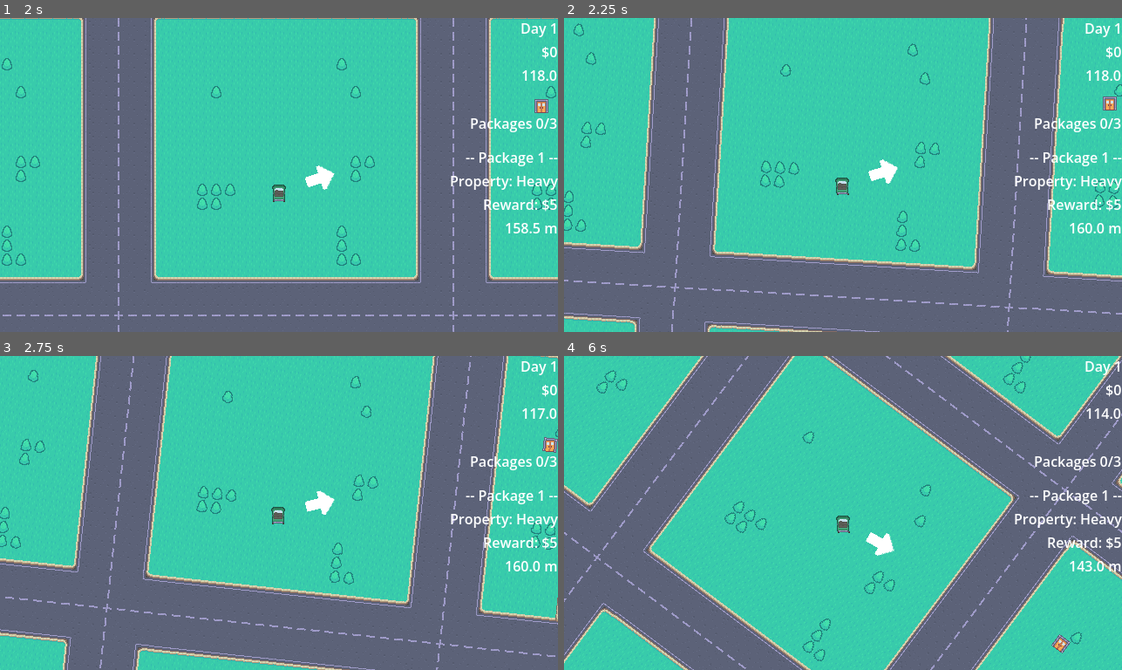
Above: before the commit, frames 1-4 (two rows, left to right).
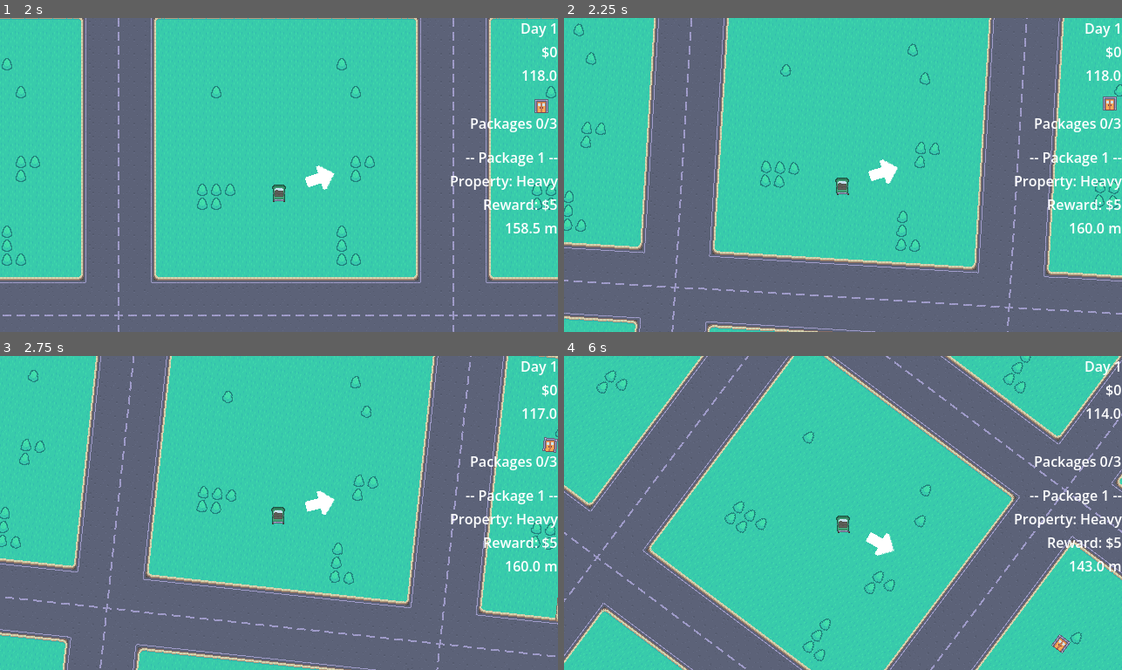
Above: after the commit, the same moments.

Repository: ruben-velasquez/rush-and-deliver
Game: Godot game, scene res://scenes/main.tscn
The game is run twice, just before and just after one commit, with the same random seed, the same clock (stepped at 60 frames per second) and the same inputs.
Inputs:
- Up to frame 1 (2 s): tap Enter at 0.5 s; hold D (right) 0.53-1.28 s; tap Space at 1.25 s; hold S (down) from 1.28 s (still down)
- Up to frame 2 (2.25 s): release S (down) at 2.03 s; hold D (right) from 2.03 s (still down)
- Up to frame 3 (2.75 s): keep holding D (right)
- Up to frame 4 (6 s): release D (right) at 2.78 s; hold W (up) 2.78-3.53 s; hold A (left) 3.53-5.03 s; hold S (down) 5.03-5.78 s; hold D (right) from 5.78 s (still down)

Frame 1 is identical in both runs. In frame 2, 0.6% of the frame differs, in the area x 0-90%, y 0-100%; in frame 3, 0.5%; in frame 4, 1.0%, in the area x 0-100%, y 0-100%.

Commit message:
feat: improved terrain management

Diff:
--- a/scripts/terrain_manager.gd
+++ b/scripts/terrain_manager.gd
@@ -1,7 +1,8 @@
 extends Node2D
 
 var _player: Node2D
-var current_chunk: Vector2i
+var last_chunk: Vector2i = Vector2i(99,99)
+var current_chunk: Vector2i = Vector2i(0,0)
 
 const CHUNK_SCENE = preload("res://scenes/chunk.tscn")
 const CHUNK_SIZE: int = 384
@@ -33,7 +34,6 @@
 
 func _process(_delta: float) -> void:
 	# Get nearest chunk to the player
-	var raw: Vector2 = _player.position / CHUNK_SIZE
 	var chunk_pos: Vector2i = Vector2i(
 		round(_player.position.x / CHUNK_SIZE),
 		round(_player.position.y / CHUNK_SIZE)
@@ -41,18 +41,43 @@
 
 	if(chunk_pos == current_chunk): return
 
+	last_chunk = current_chunk
 	current_chunk = chunk_pos
 
 	render_chunks()
 
 func render_chunks():
+	var newGrid: Dictionary[Vector2i, Node2D] = {}
+	var offset = current_chunk - last_chunk
+
+	for pos in CHUNKS_POS:
+		# Check if we can reuse other chunk
+		var possibleMatch = Vector2i(pos + offset)
+		if chunks_grid.has(possibleMatch):
+			newGrid[pos] = chunks_grid[possibleMatch]
+
+	var unused_chunks: Array[Node2D] = get_unused_chunks(newGrid)
+
 	for pos in CHUNKS_POS:
 		var absolute_pos = pos + current_chunk
-		var chunk = chunks_grid[pos]
+		if newGrid.has(pos): continue
+		var chunk = unused_chunks.pop_back()
 		chunk.global_position = absolute_pos * CHUNK_SIZE
-		chunks_grid[pos] = chunk
+		newGrid[pos] = chunk
+
+	chunks_grid = newGrid
 
 func _create_chunk() -> Node2D:
 	var chunk = CHUNK_SCENE.instantiate()
 	add_child(chunk)
 	return chunk
+
+func get_unused_chunks(new_grid: Dictionary) -> Array[Node2D]:
+	var unused_chunks: Array[Node2D] = []
+
+	for pos in CHUNKS_POS:
+		var chunk = chunks_grid[pos]
+		if !new_grid.values().has(chunk):
+			unused_chunks.append(chunk)
+
+	return unused_chunks
